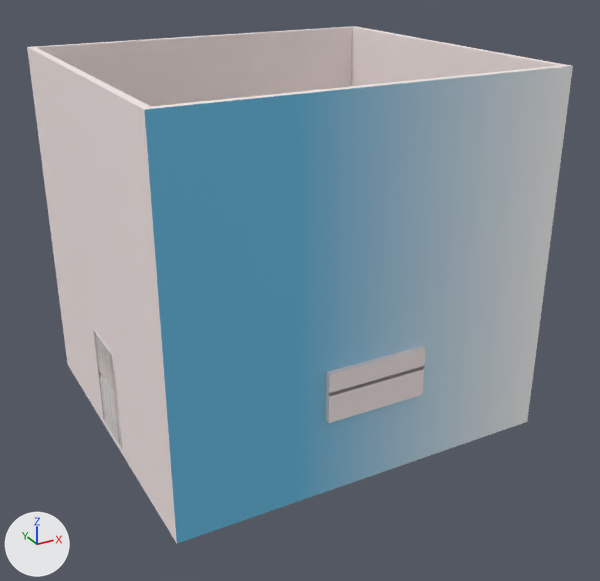
Before and after pictures for a commit that changed the Blender file Assets/oficina.blend.
Camera for both pictures: a camera (50 mm lens) standing at (-125.2, -190.0, 131.9) and looking at (-10.3, 18.9, 27.5). Every picture has the same lights, and +X, +Y and +Z are marked at lower left. The picture after the commit comes second.

Objects in the first picture: 'Puerta', 'Room'.
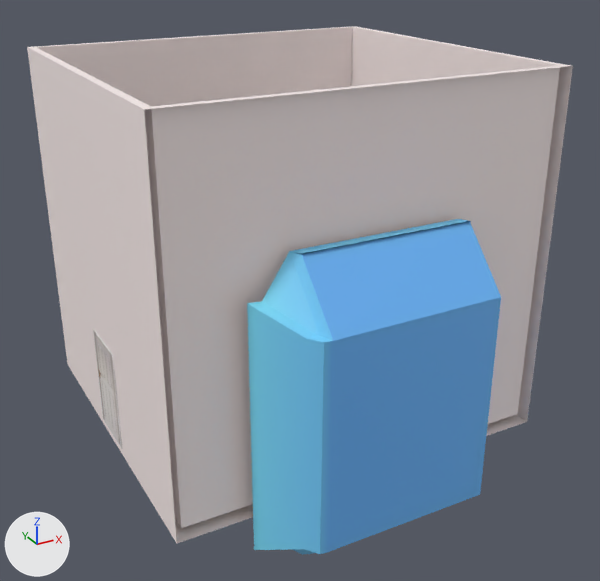
Location of each change, [x1, y1, x2, y2] in pixels of the pictures (600 x 581 px):
'Room', surface changed, reshaped
    both: [27, 26, 573, 543]
'outside.001', added (blue)
    after: [247, 219, 501, 555]
part 1 of me_cube_004, deleted
    before: [144, 66, 573, 543]

Diff of the bpy script that builds the scene:
```diff
--- a/Assets/oficina.blend.py
+++ b/Assets/oficina.blend.py
@@ img_sky_gradient_png @@
+img_sky_gradient_png = load_image('sky gradient.png', 'modelos y texturas/texturas/sky gradient.png', 1920, 1080, 'sRGB')
@@ mat_outside @@
 n0 = _N.new('ShaderNodeBsdfPrincipled'); n0.name = 'Principled BSDF'
 n1 = _N.new('ShaderNodeOutputMaterial'); n1.name = 'Material Output'
-n2 = _N.new('ShaderNodeValToRGB'); n2.name = 'Color Ramp'
-while len(n2.color_ramp.elements) > 1: n2.color_ramp.elements.remove(n2.color_ramp.elements[-1])
-n2.color_ramp.elements[0].position = 0.295; n2.color_ramp.elements[0].color = (0.148, 0.552, 0.833, 1.0)
-_e = n2.color_ramp.elements.new(1.0); _e.color = (1.0, 1.0, 1.0, 1.0)
-n3 = _N.new('ShaderNodeTexGradient'); n3.name = 'Gradient Texture'
+n4 = _N.new('ShaderNodeTexImage'); n4.name = 'Image Texture'
+n4.image = img_sky_gradient_png
 _L.new(n0.outputs[0], n1.inputs[0])  # 'BSDF' to 'Surface'
-_L.new(n2.outputs[0], n0.inputs[0])  # 'Color' to 'Base Color'
-_L.new(n3.outputs[1], n2.inputs[0])  # 'Factor' to 'Factor'
+_L.new(n4.outputs[0], n0.inputs[0])  # 'Color' to 'Base Color'
@@ me_cube_004 @@
 # used by ob_room; location = (0.0, 0.0, 0.0)
 # verts and faces of me_cube_004; kept vertices keep their numbers, new ones are numbered from 72
 # before: 0 (-71.9, -28.3, -11.3) at pixel (176, 543), 4 (45.4, -28.3, -11.3) at pixel (527, 421), 8 (-71.9, -28.3, 98.2) at pixel (144, 109), 11 (45.4, -28.3, 98.2) at pixel (572, 65), 44 (1.7, -30.0, 11.9) at pixel (422, 394)
 # before: 54 (1.7, -30.0, 26.5) at pixel (425, 348), 58 (-28.6, -30.0, 26.5) at pixel (329, 374), 59 (-28.6, -30.0, 11.9) at pixel (328, 423)
-me_cube_004.from_pydata(...)  # 72 vertices, 59 faces; spans x -71.9..45.4, y -30.0..80.4, z -11.3..98.2
+me_cube_004.from_pydata(...)  # 72 vertices, 55 faces; spans x -71.9..45.4, y -30.0..80.4, z -11.3..98.2
+# me_cube_004 part 1
+delete_faces([(0, 4, 11, 8), (44, 59, 58, 54)])
+# other edits to the shape of me_cube_004 do not show in these pictures
 me_cube_004.materials.append(mat_paredes)
@@ me_cube_006 @@
+me_cube_006.from_pydata(...)  # 32 vertices, 34 faces; spans x -41.7..9.4, y -1.0..1.2, z -3.0..2.8
+me_cube_006.materials.append(mat_outside)  # picture img_sky_gradient_png
@@ ob_outside_001 @@
+ob_outside_001 = bpy.data.objects.new('outside.001', me_cube_006)
+ob_outside_001.location = (-37.3, -36.3, 18.4)
+ob_outside_001.rotation_euler = (0.0, 0.0, 3.133)  # degrees (0, 0, 180)
+ob_outside_001.scale = (1.46, 8.37, 15.2)
```
